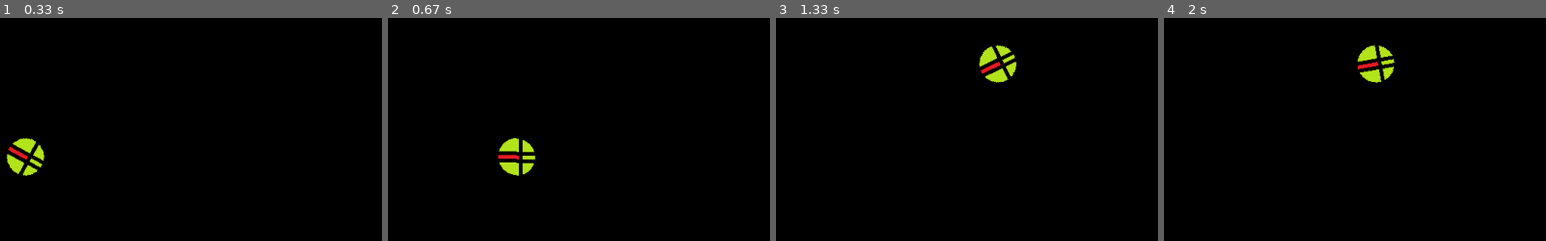
Above: before the commit, frames 1-4 (left to right).
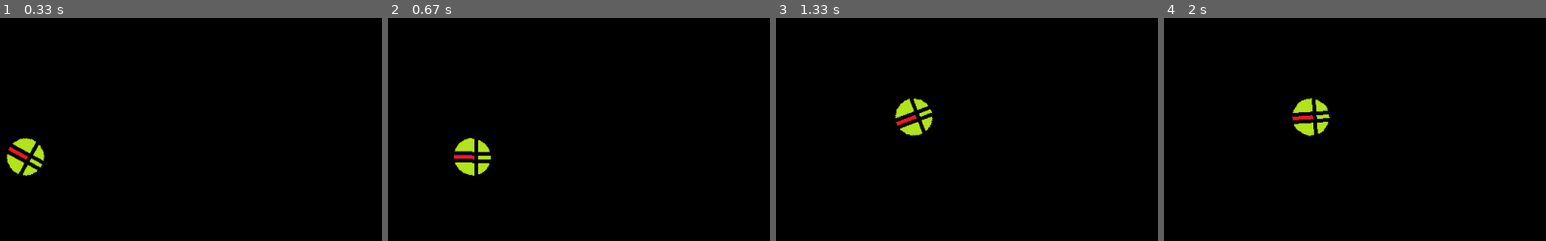
Above: after the commit, the same moments.

Repository: maxhayes/Basic-pygame-trig-test
Game: pygame game, started from MAIN.py
Two runs of this game, one before a commit and one after it. Both use one fixed random seed, a clock stepped at 60 frames per second and the inputs below.
Inputs (mouse positions are in pixels of both pictures, inside the frame that each line leads up to):
- Up to frame 1 (0.33 s): no input
- Up to frame 2 (0.67 s): hold D from 0.33 s (still down); move the mouse to (outside the picture) at 0.37 s
- Up to frame 3 (1.33 s): release D at 0.8 s; hold W 0.83-1.13 s; move the mouse to (1058, 122) at 0.87 s; hold D from 1.17 s (still down); move the mouse to (783, 165) at 1.2 s
- Up to frame 4 (2 s): release D at 1.63 s; hold A from 1.67 s (still down); move the mouse to (outside the picture) at 1.7 s

Frame 1 is identical in both runs. In frame 2, 1.9% of the frame differs, in the area x 17-39%, y 53-71%; in frame 3, 1.9%, in the area x 30-63%, y 12-54%; in frame 4, 1.9%.

Commit message:
new side project
WASD + MOUSE

Diff:
--- a/constants.py
+++ b/constants.py
@@ -21,7 +21,7 @@
 
 # game experience constants
 
-PLAYER_SPEED = 7
+PLAYER_SPEED = 3.5
 
 # colors
 BLACK = (0,0,0)
